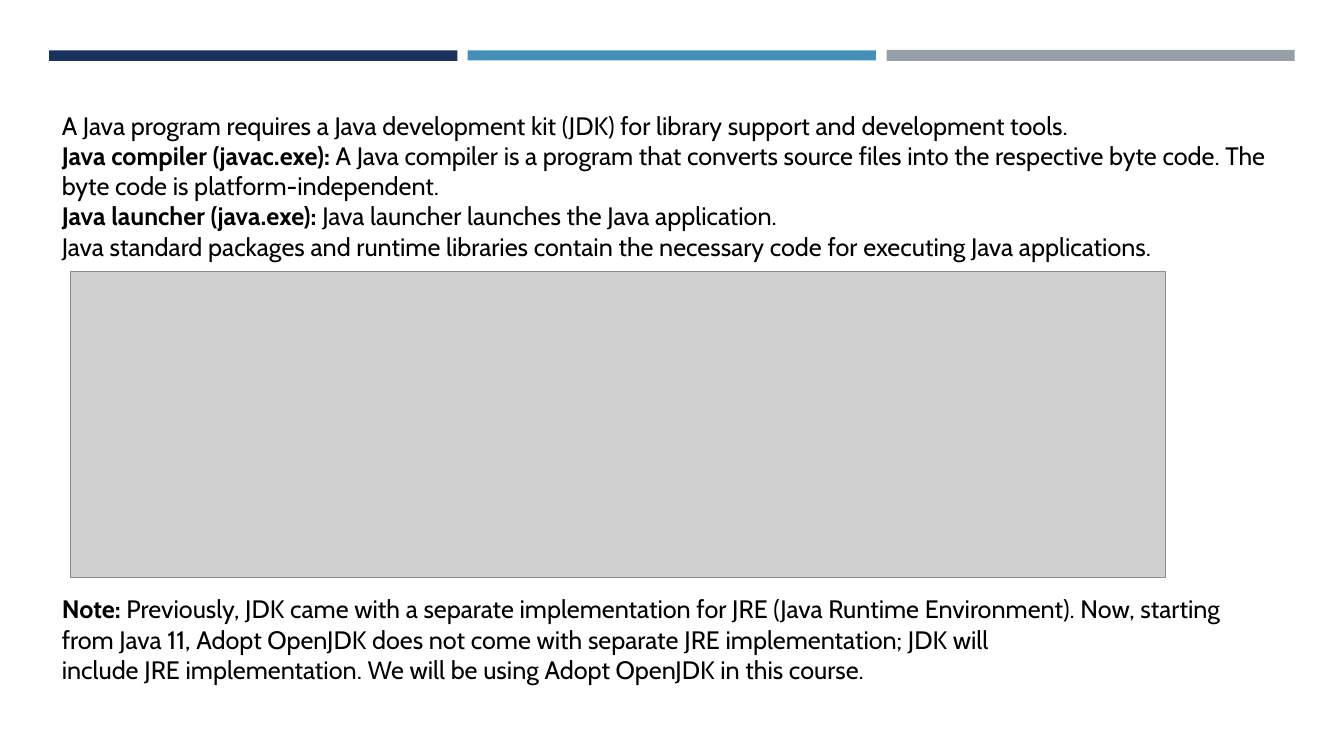
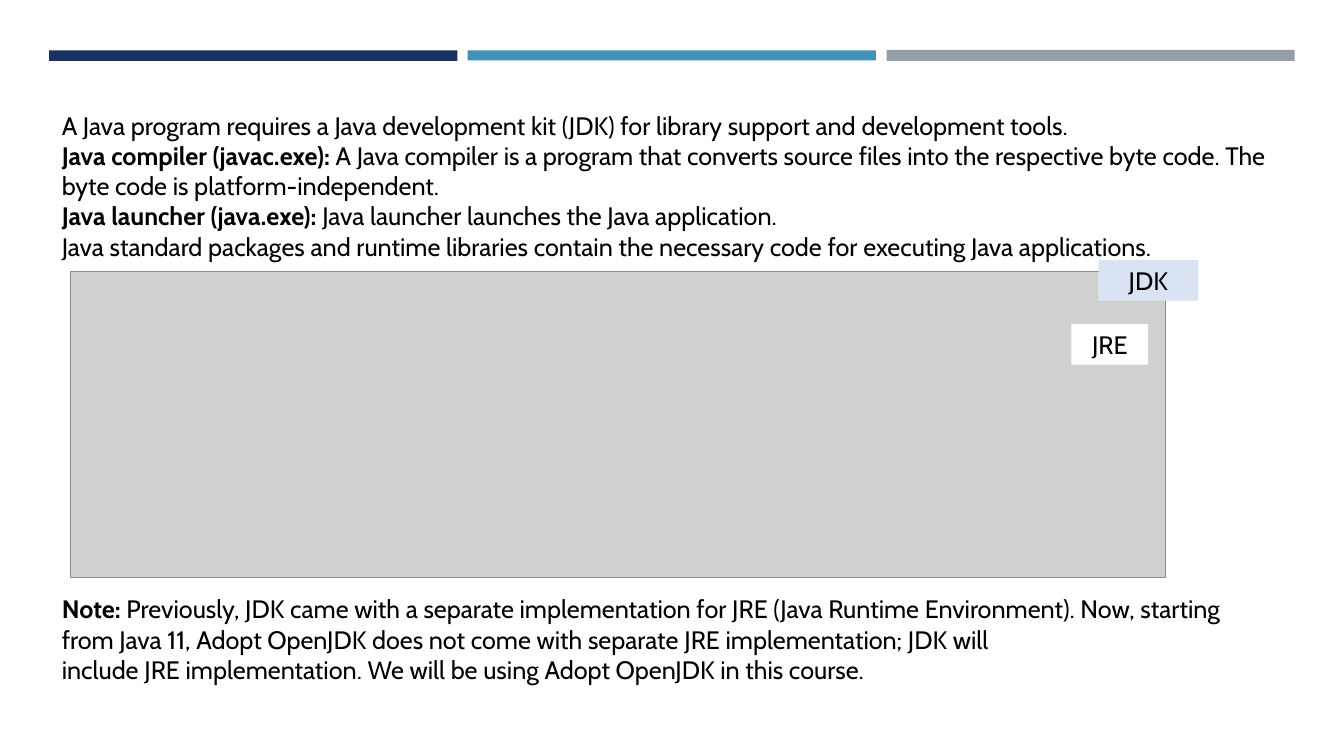
Before and after one commit to amantiwari8861/javaV1, a slide deck: slide 9 of 01 Java Intro/Java Slides part 1.pptx. Drawn at 1344x756 pixels with LibreOffice and Linux fonts; fonts in the diff are those of the drawing; grey boxes stand for pictures. Boxes give left, top, right and bottom in pixels: in the first picture for what was removed or moved away, otherwise in the second. Text is boxed around its words. In the diff, an @@ line names an element or a change of style, - is before the commit and + after.

```diff
--- a/01 Java Intro/Java Slides part 1.pptx
+++ b/01 Java Intro/Java Slides part 1.pptx
@@ rectangle added at (1099,260,1199,300), fill #DAE3F3, 18 pt, text #000000 @@
+JDK
@@ rectangle added at (1072,324,1148,364), fill #FFFFFF, 18 pt, text #000000 @@
+JRE
```
Also in this commit, not shown: 2 other slides changed, 1 other file.
